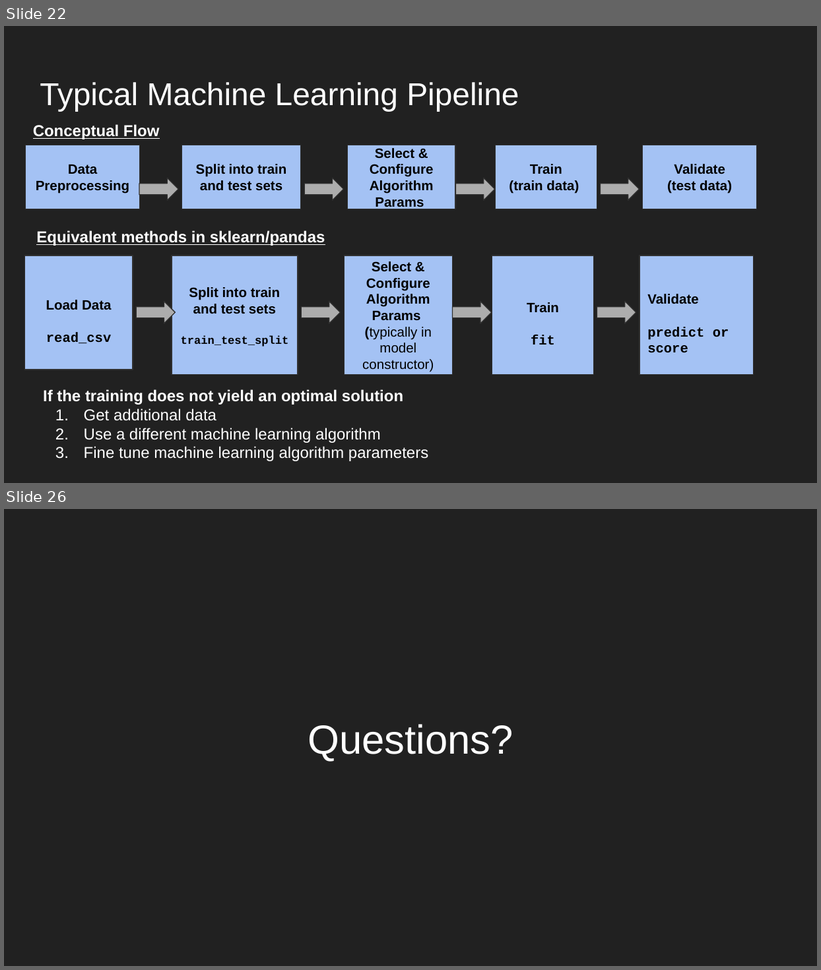
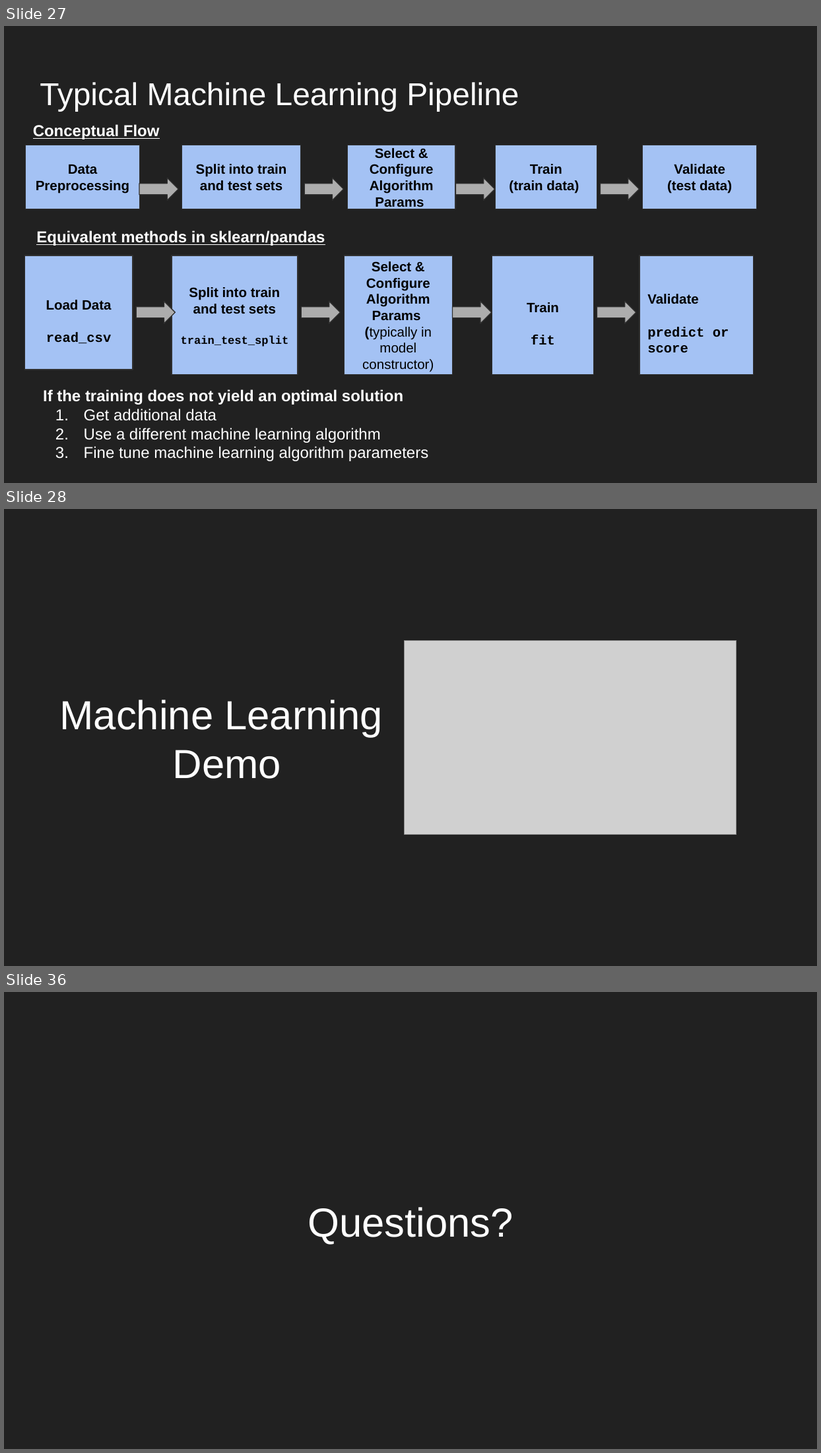
Before and after one commit to dorairajsanjay/vellore_tech_AI_ML_presentation_Feb2020, a slide deck: vit_ml_ai_core_principles_applications.pptx. Shown one above the other, each under a label of ours: slides 22 and 26 before the commit, slides 27, 28 and 36 after it; the slides between them are not shown. The pictures are 821x970 and 821x1453 pixels, drawn with LibreOffice and Linux fonts; fonts in the diff are those of the drawing; grey boxes stand for pictures. Boxes give left, top, right and bottom in pixels: in the first picture for what was removed or moved away, otherwise in the second. Text is boxed around its words. In the diff, an @@ line names an element or a change of style, - is before the commit and + after.

```diff
--- a/vit_ml_ai_core_principles_applications.pptx
+++ b/vit_ml_ai_core_principles_applications.pptx
@@ slide 28 added at (4,509,817,966), background #212121 @@
@@ picture added at (405,641,737,835) @@
@@ title added at (60,700,383,779), 36 pt, text #FFFFFF @@
+Machine Learning
+Demo
@@ what was slide 22 is now slide 27 @@
@@ what was slide 26 is now slide 36 @@
```
Also in this commit, not shown: 7 slides changed, 13 other slides added, 4 slides removed.
